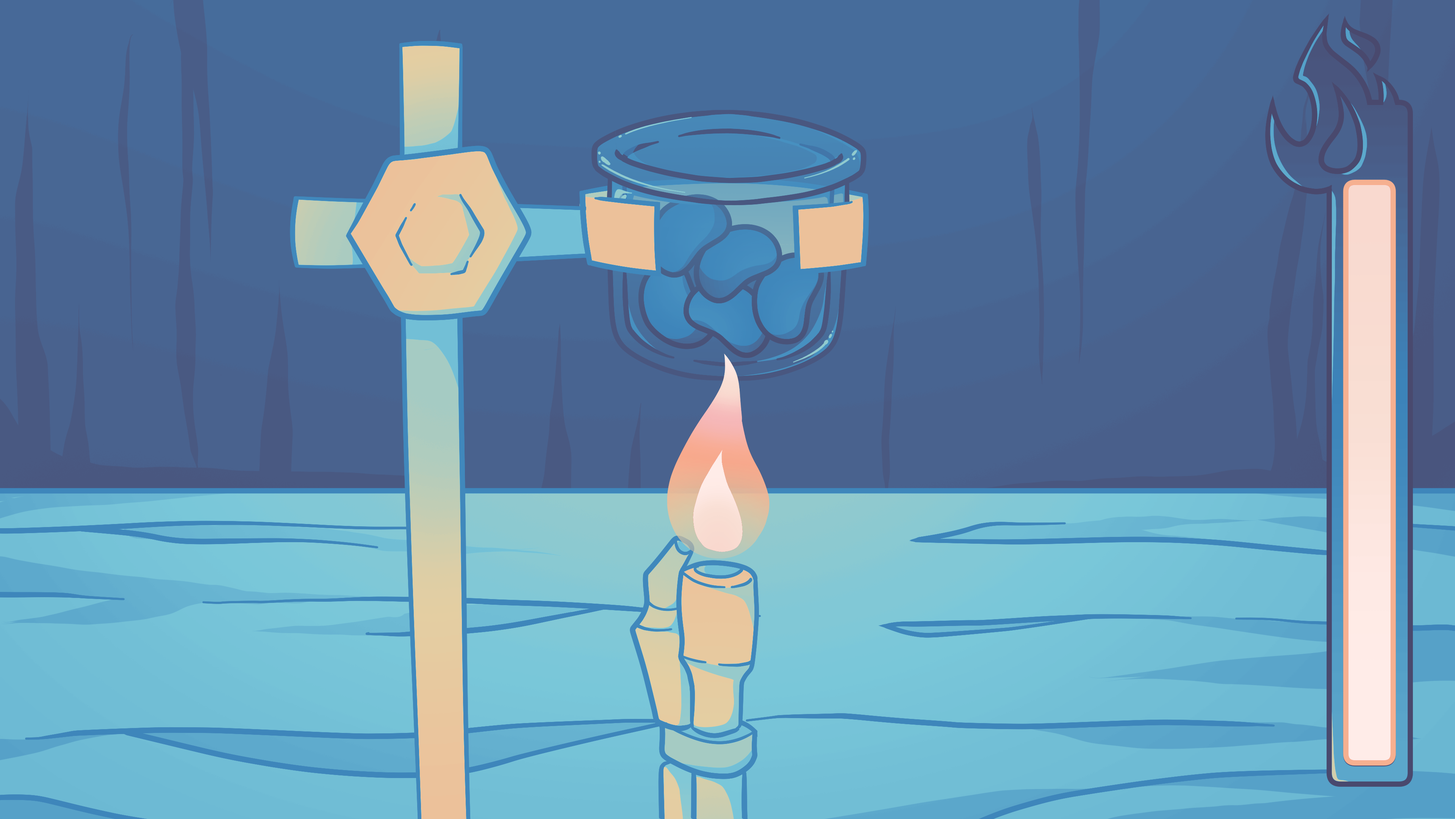
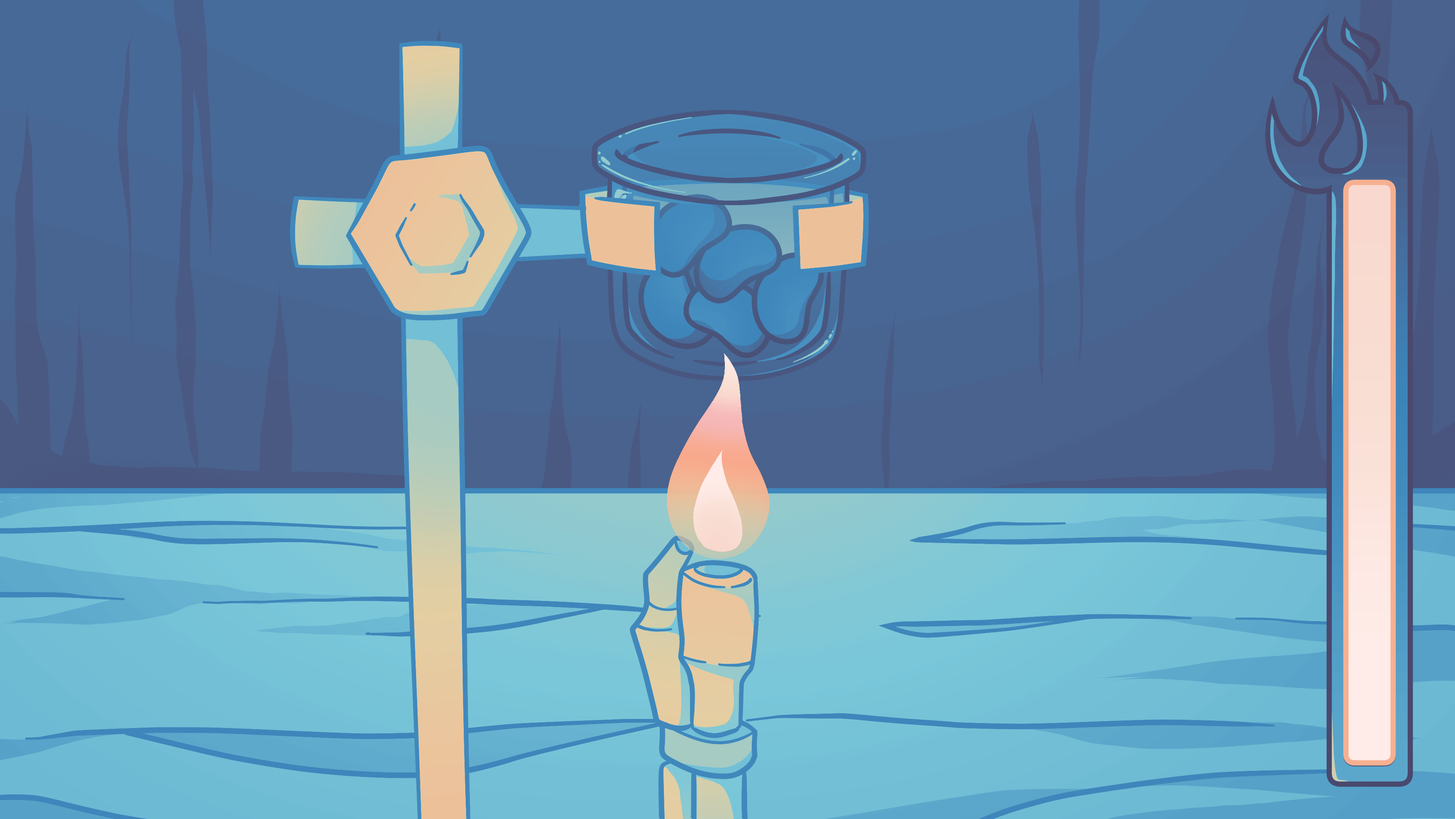
Layer changes from the first (1455, 819) image to the second:
added layer "Flame_Secondary" above "Flame" over [left=692, top=464, right=744, bottom=553]
painted on "Flame", masked it over [left=667, top=353, right=770, bottom=559]
